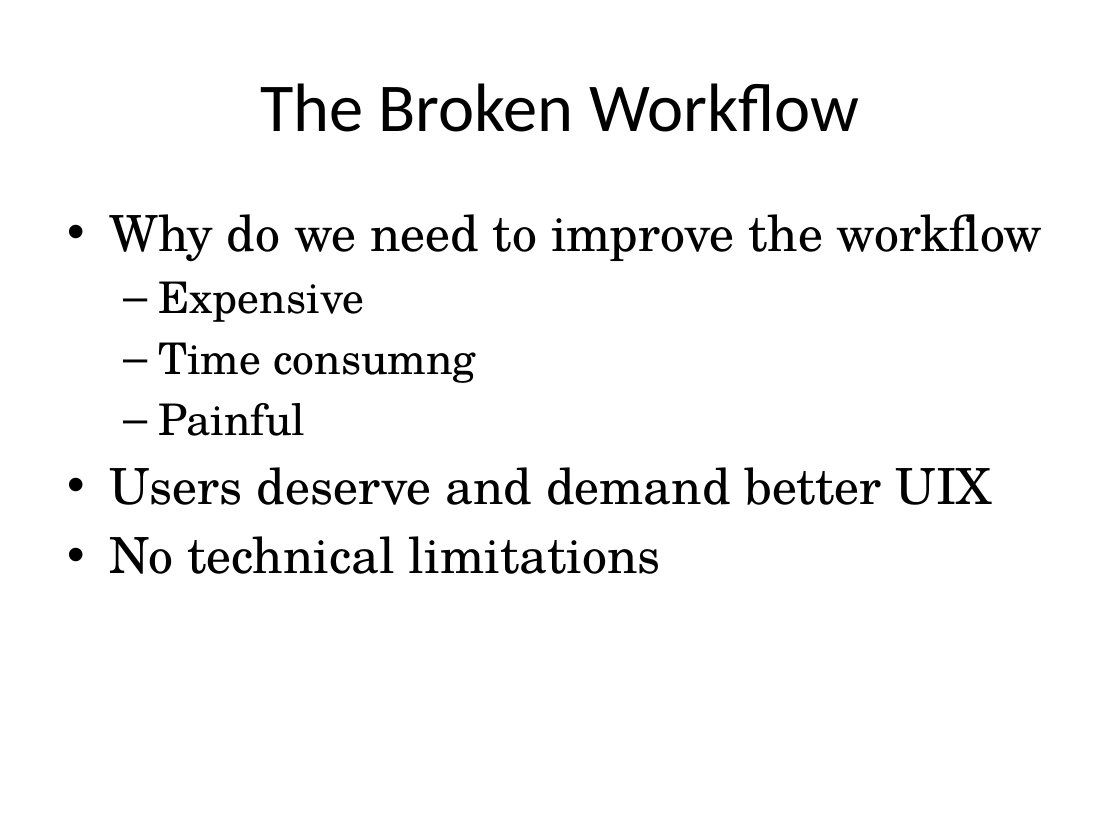
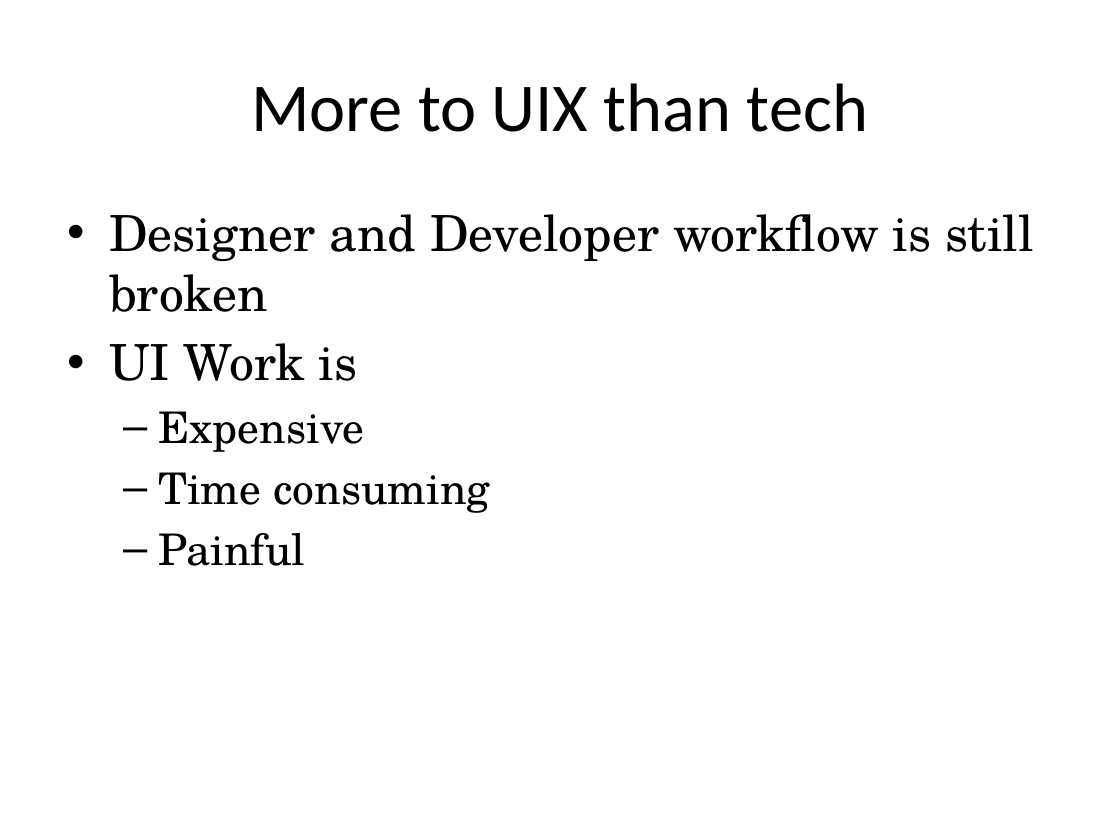
Before and after one commit to RookieOne/JBsWpfExamples, a slide deck: slide 52 of Adv WPF Workshop.pptx (slide 51 before the commit). Drawn at 1120x840 pixels with LibreOffice and Linux fonts; fonts in the diff are those of the drawing. Boxes give left, top, right and bottom in pixels: in the first picture for what was removed or moved away, otherwise in the second. Text is boxed around its words. In the diff, an @@ line names an element or a change of style, - is before the commit and + after.

```diff
--- a/Adv WPF Workshop.pptx
+++ b/Adv WPF Workshop.pptx
@@ title at (251,83,868,132): text changed @@
-The Broken Workflow
+More to UIX than tech
@@ text at (109,214,1034,381): text changed @@
-• Why do we need to improve the workflow
+• Designer and Developer workflow is still broken
+• UI Work is
@@ text at (109,467,992,574): paragraphs removed @@
-• Users deserve and demand better UIX
-• No technical limitations
@@ text at (158,472,490,513): text changed @@
-  – Time consumng
+  – Time consuming
```
Also in this commit, not shown: 30 other slides changed, 8 slides added, 8 slides removed, 8 other files.
